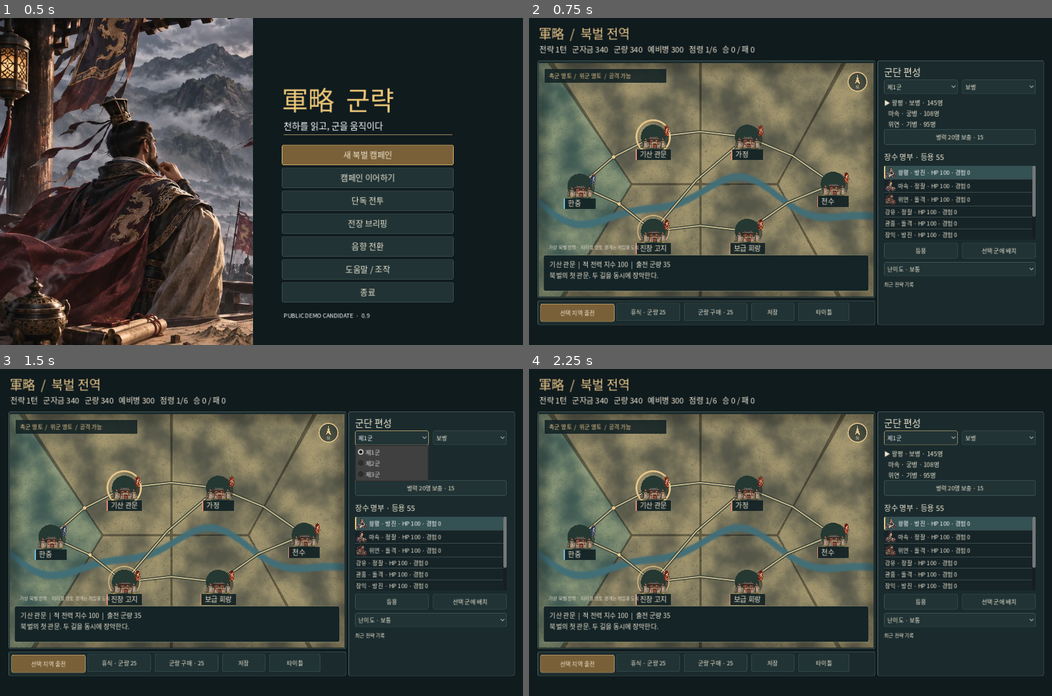
Above: before the commit, frames 1-4 (two rows, left to right).
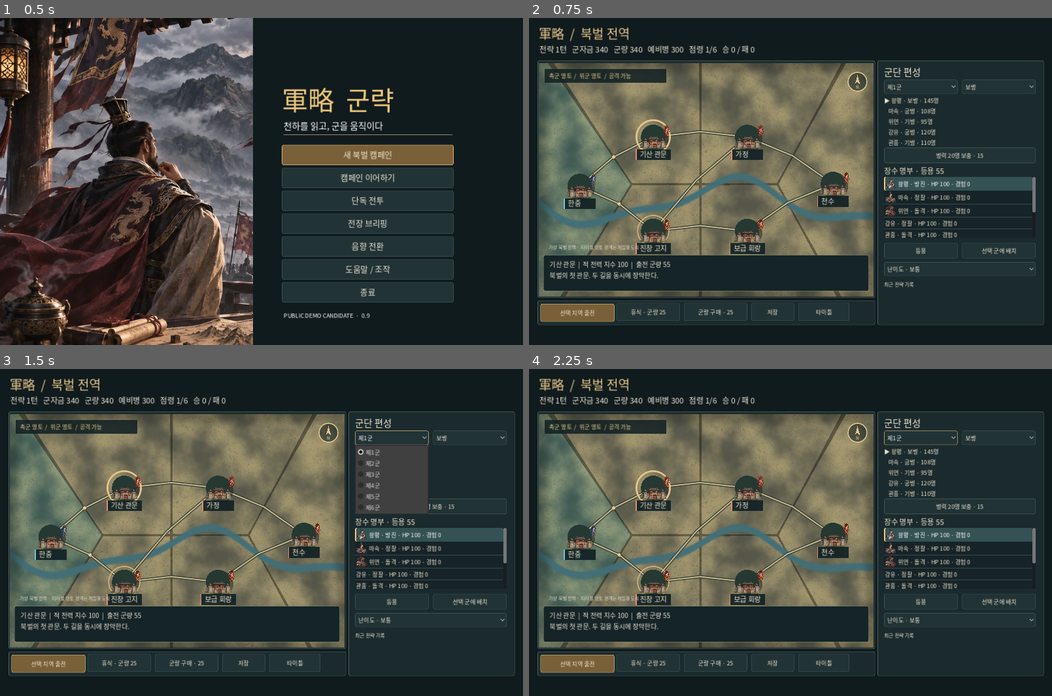
Above: after the commit, the same moments.

Repository: slows28/gunryak
Game: Godot game, scene res://main.tscn
The game is run twice, just before and just after one commit, with the same random seed, the same clock (stepped at 60 frames per second) and the same inputs.
Inputs:
- Up to frame 1 (0.5 s): no input
- Up to frame 2 (0.75 s): click "새 북벌 캠페인" at 0.5 s
- Up to frame 3 (1.5 s): click "제1군" at 1.25 s
- Up to frame 4 (2.25 s): click "軍略" at 2 s

Frame 1 is identical in both runs. In frame 2, 3.6% of the frame differs, in the area x 25-97%, y 24-76%; in frame 3, 4.0%, in the area x 25-97%, y 34-76%; in frame 4, 3.6%.
Error in both runs: Trying to assign an array of type "Array" to a variable of type "Array[int]". (res://scripts/war_sim.gd:2293)

Commit message:
feat: six-army campaign deployment and strategic management UI

Diff:
--- a/scripts/campaign_view.gd
+++ b/scripts/campaign_view.gd
@@ -78,16 +78,16 @@
     _button("저장",Vector2(544,697),Vector2(105,44),_save)
     _button("타이틀",Vector2(659,697),Vector2(125,44),exit_to_title)
     _label("군단 편성",Vector2(869,113),Vector2(370,35),23)
-    slot_choice = _choice(Vector2(869,151),Vector2(180,35),["제1군","제2군","제3군"])
+    slot_choice = _choice(Vector2(869,151),Vector2(180,35),["제1군","제2군","제3군","제4군","제5군","제6군"])
     slot_choice.item_selected.connect(_choose_slot)
     type_choice = _choice(Vector2(1060,151),Vector2(180,35),["보병","궁병","기병"])
     type_choice.item_selected.connect(_choose_type)
-    troops = _label("",Vector2(869,195),Vector2(370,82),15)
-    _button("병력 20명 보충 · 15",Vector2(869,272),Vector2(371,38),_replenish)
-    _label("장수 명부 · 등용 55",Vector2(869,326),Vector2(370,28),18)
+    troops = _label("",Vector2(869,190),Vector2(370,128),14)
+    _button("병력 20명 보충 · 15",Vector2(869,317),Vector2(371,38),_replenish)
+    _label("장수 명부 · 등용 55",Vector2(869,360),Vector2(370,28),18)
     roster = ItemList.new()
-    roster.position = Vector2(869,361)
-    roster.size = Vector2(371,181)
+    roster.position = Vector2(869,389)
+    roster.size = Vector2(371,149)
     roster.add_theme_font_size_override("font_size",14)
     roster.fixed_icon_size = Vector2i(28,28)
     roster.item_selected.connect(func(index: int): selected_officer = index)
@@ -141,10 +141,10 @@
         region_info.text = "북벌 중단 — 세 차례 패배. 타이틀에서 새 캠페인을 시작할 수 있습니다."
     else:
         var node: Dictionary = Campaign.NODES[selected_node]
-        region_info.text = "%s  |  적 전력 지수 %d  |  출전 군량 35\n%s" % [node["name"],state["garrison"][selected_node],node["story"]]
-    attack.disabled = not campaign.available(selected_node) or int(state["food"]) < 35
+        region_info.text = "%s  |  적 전력 지수 %d  |  출전 군량 55\n%s" % [node["name"],state["garrison"][selected_node],node["story"]]
+    attack.disabled = not campaign.available(selected_node) or int(state["food"]) < (55 if campaign.six_armies else 35)
     var lines: PackedStringArray = []
-    for i in range(3):
+    for i in range(state["active"].size()):
         var idx: int = int(state["active"][i])
         lines.append("%s %s · %s · %d명" % ["▶" if i == selected_slot else "  ",Campaign.OFFICERS[idx]["name"],state["types"][i],state["troops"][i]])
     troops.text = "\n".join(lines)
@@ -152,7 +152,7 @@
     type_choice.select(["보병","궁병","기병"].find(state["types"][selected_slot]))
     difficulty_choice.select(int(state["difficulty"]))
     roster.clear()
-    for i in range(Campaign.OFFICERS.size()):
+    for i in range(state["roster"].size()):
         var p: Dictionary = state["roster"][i]
         var officer: Dictionary = Campaign.OFFICERS[i]
         var status: String = "전사" if p["dead"] else ("HP %d · 경험 %d" % [p["hp"],p["xp"]] if p["recruited"] else "미등용")
